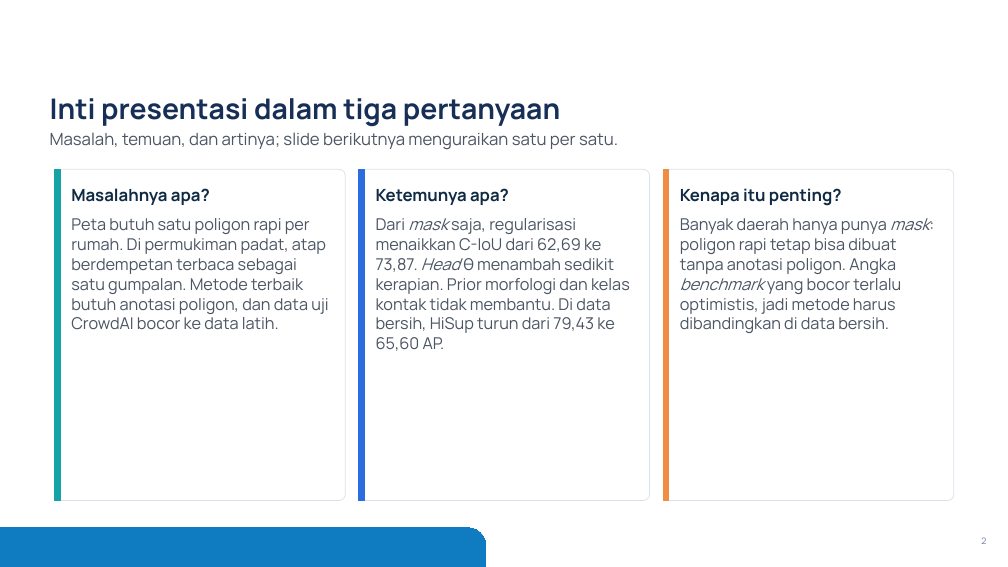
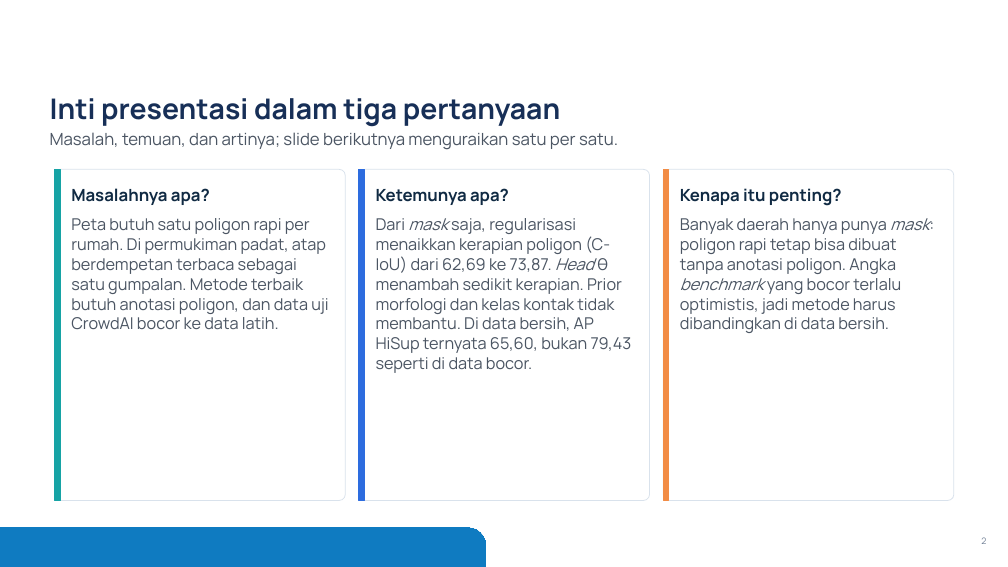
Before and after one commit to mahathirmuh/building-footprint-extraction, a slide deck: slide 2 of slides/densepoly.pptx. Drawn at 1008x567 pixels with LibreOffice and Linux fonts; fonts in the diff are those of the drawing; background and template pictures are left out. Boxes give left, top, right and bottom in pixels: in the first picture for what was removed or moved away, otherwise in the second. Text is boxed around its words. In the diff, an @@ line names an element or a change of style, - is before the commit and + after.

Commit message:
Slide 2: say what C-IoU measures and state the two HiSup scores without the word 'drops'

```diff
--- a/slides/densepoly.pptx
+++ b/slides/densepoly.pptx
@@ text at (x1=376, y1=218, x2=632, y2=373): text changed @@
-Dari mask saja, regularisasi menaikkan C-IoU dari 62,69 ke 73,87. Head θ menambah sedikit kerapian. Prior morfologi dan kelas kontak tidak membantu. Di data bersih, HiSup turun dari 79,43 ke 65,60 AP.
+Dari mask saja, regularisasi menaikkan kerapian poligon (C-IoU) dari 62,69 ke 73,87. Head θ menambah sedikit kerapian. Prior morfologi dan kelas kontak tidak membantu. Di data bersih, AP HiSup ternyata 65,60, bukan 79,43 seperti di data bocor.
```
Also in this commit, not shown: 2 other files.
